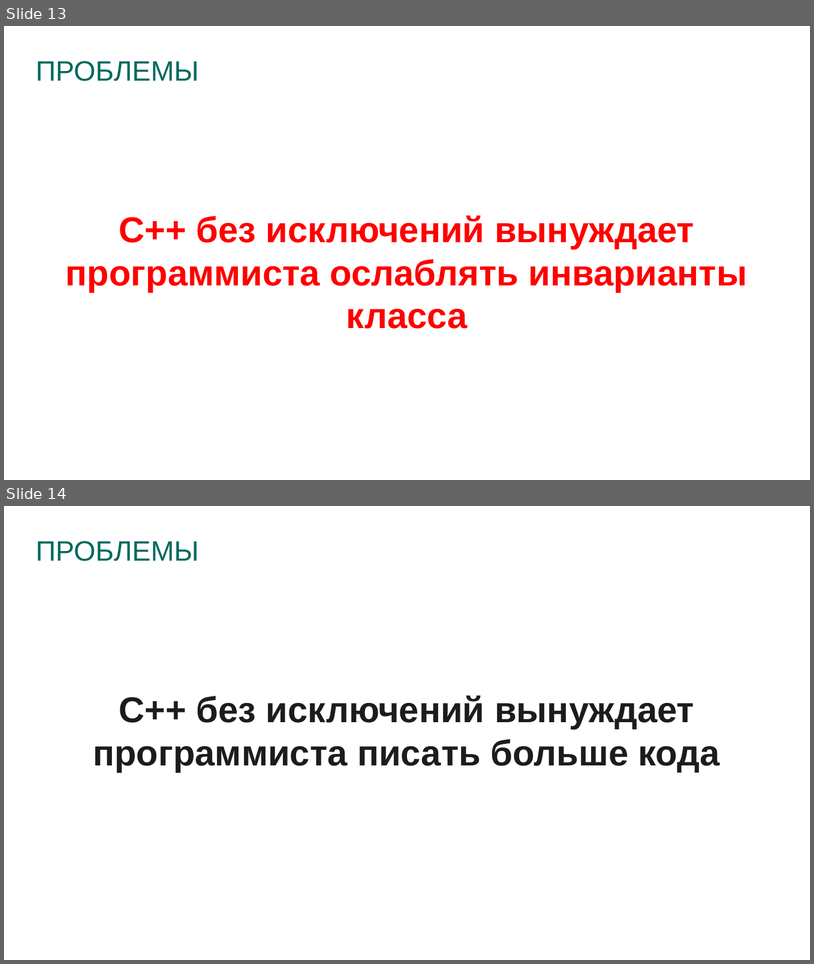
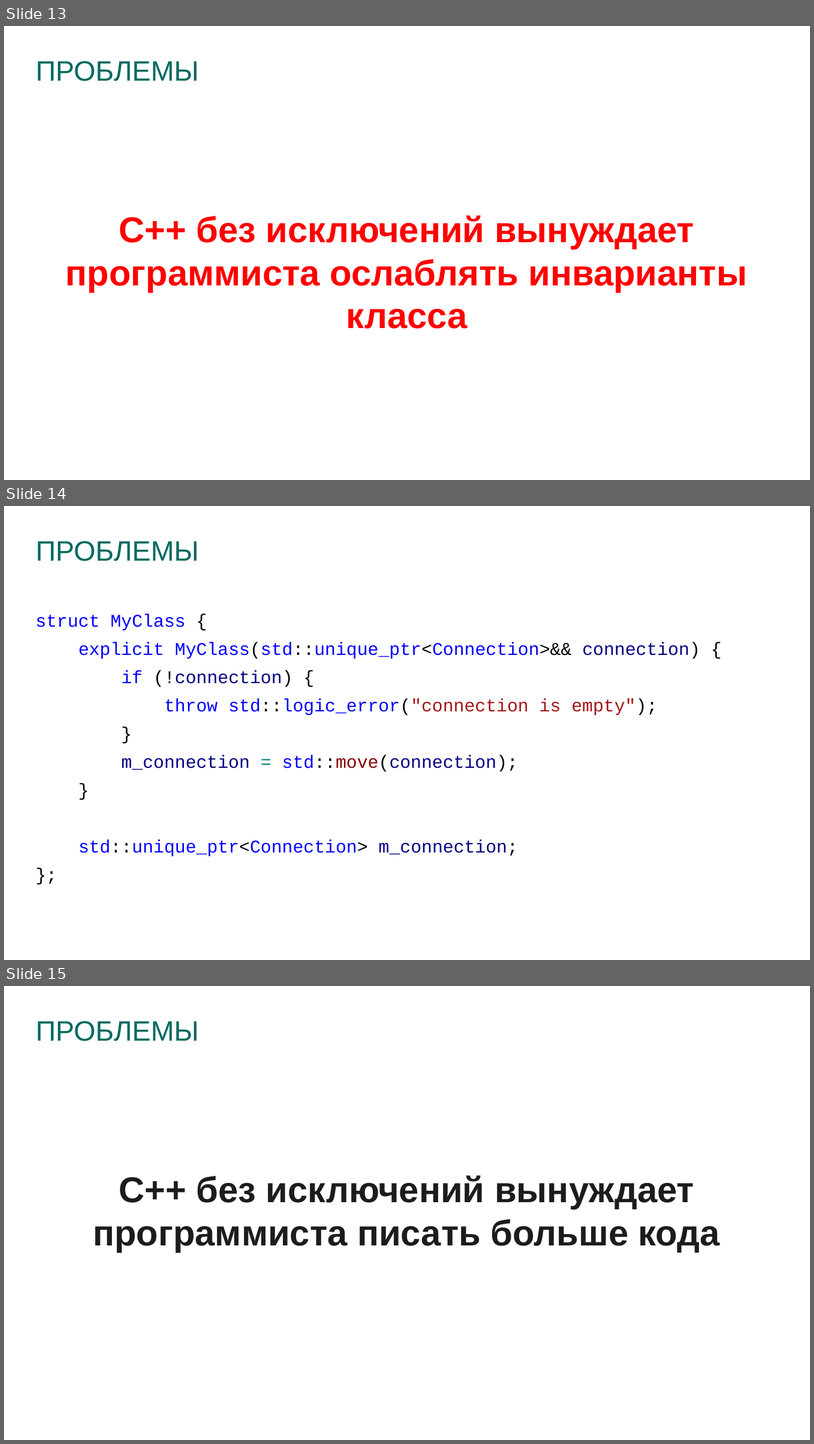
Before and after one commit to prograholic/prograholic.github.io, a slide deck: cpp_russia_2017_24_02_2017/24.02.2017_kutumov.pptx. Shown one above the other, each under a label of ours: slides 13 and 14 before the commit, slides 13, 14 and 15 after it. The pictures are 814x964 and 814x1444 pixels, drawn with LibreOffice and Linux fonts; fonts in the diff are those of the drawing; background and template pictures are left out. Boxes give left, top, right and bottom in pixels: in the first picture for what was removed or moved away, otherwise in the second. Text is boxed around its words. In the diff, an @@ line names an element or a change of style, - is before the commit and + after.

```diff
--- a/cpp_russia_2017_24_02_2017/24.02.2017_kutumov.pptx
+++ b/cpp_russia_2017_24_02_2017/24.02.2017_kutumov.pptx
@@ slide 14 added at [4,506,810,960], background #FFFFFF @@
@@ title added at [36,541,199,561], 25 pt, text #00695D @@
+ПРОБЛЕМЫ
@@ text added at [36,614,701,856], 16 pt, text #0000FF @@
+struct MyClass {
+explicit MyClass(std::unique_ptr<Connection>&& connection) {
+if (!connection) {
+throw std::logic_error("connection is empty");
+}
+m_connection = std::move(connection);
+}
+std::unique_ptr<Connection> m_connection;
+};
@@ what was slide 14 is now slide 15 @@
```
Also in this commit, not shown: 2 slides changed.
